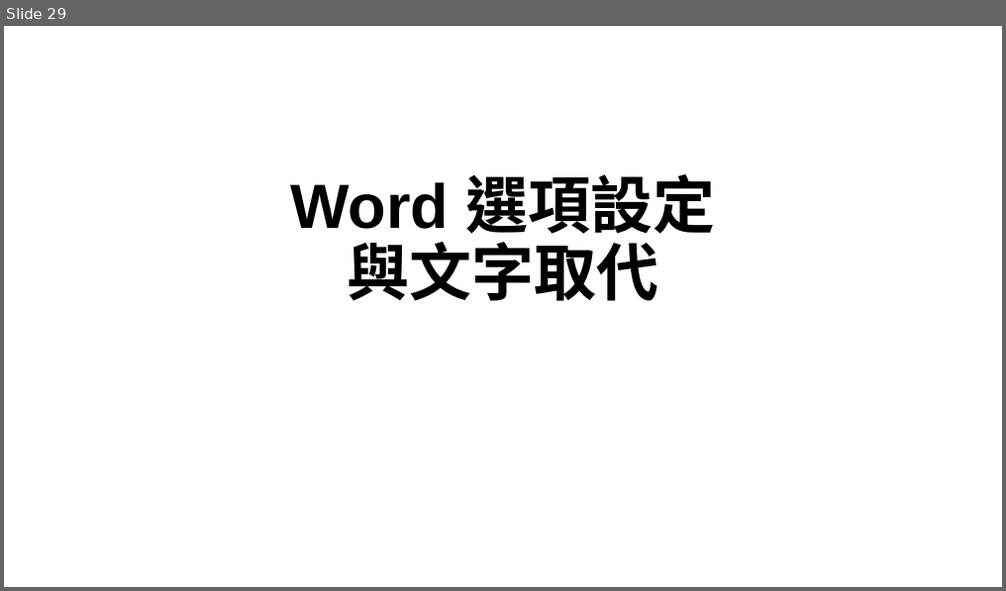
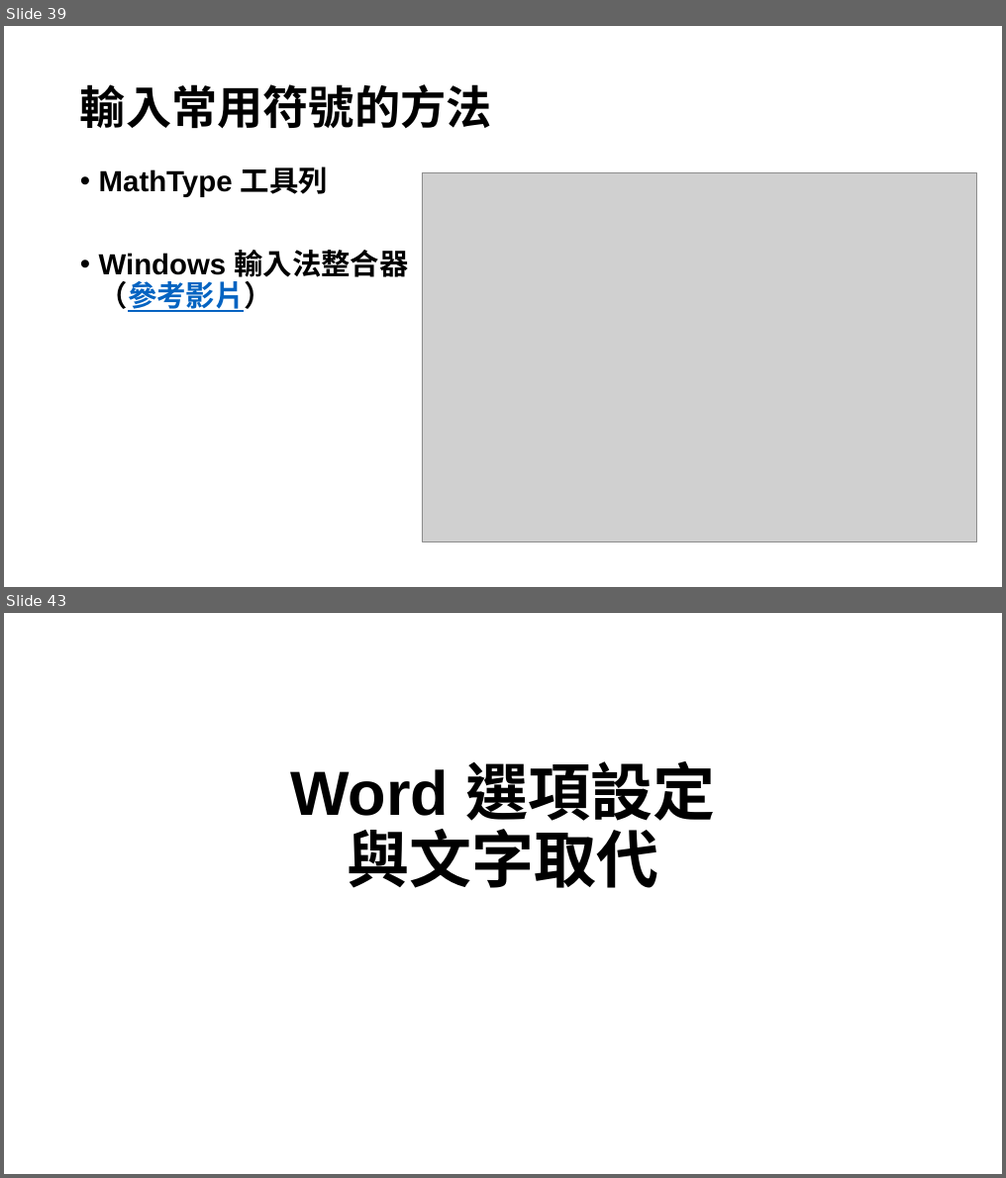
Before and after one commit to huanlin/VisualAids, a slide deck: Seminar/視障輔助教材轉檔研討會/投影片.pptx. Shown one above the other, each under a label of ours: slide 29 before the commit, slides 39 and 43 after it; the slides between them are not shown. The pictures are 1006x591 and 1006x1178 pixels, drawn with LibreOffice and Linux fonts; fonts in the diff are those of the drawing; grey boxes stand for pictures. Boxes give left, top, right and bottom in pixels: in the first picture for what was removed or moved away, otherwise in the second. Text is boxed around its words. In the diff, an @@ line names an element or a change of style, - is before the commit and + after.

Commit message:
更新投影片

```diff
--- a/Seminar/視障輔助教材轉檔研討會/投影片.pptx
+++ b/Seminar/視障輔助教材轉檔研討會/投影片.pptx
@@ slide 39 added at [4,26,1002,587], background #FFFFFF @@
@@ title added at [80,84,492,128], 44 pt, text #000000, bold @@
+輸入常用符號的方法
@@ text added at [99,167,408,312], 28 pt, text #000000, bold @@
+• MathType 工具列
+• Windows 輸入法整合器
+  （參考影片）
@@ picture added at [422,173,976,542] @@
@@ what was slide 29 is now slide 43 @@
```
Also in this commit, not shown: 4 slides changed, 13 other slides added.
